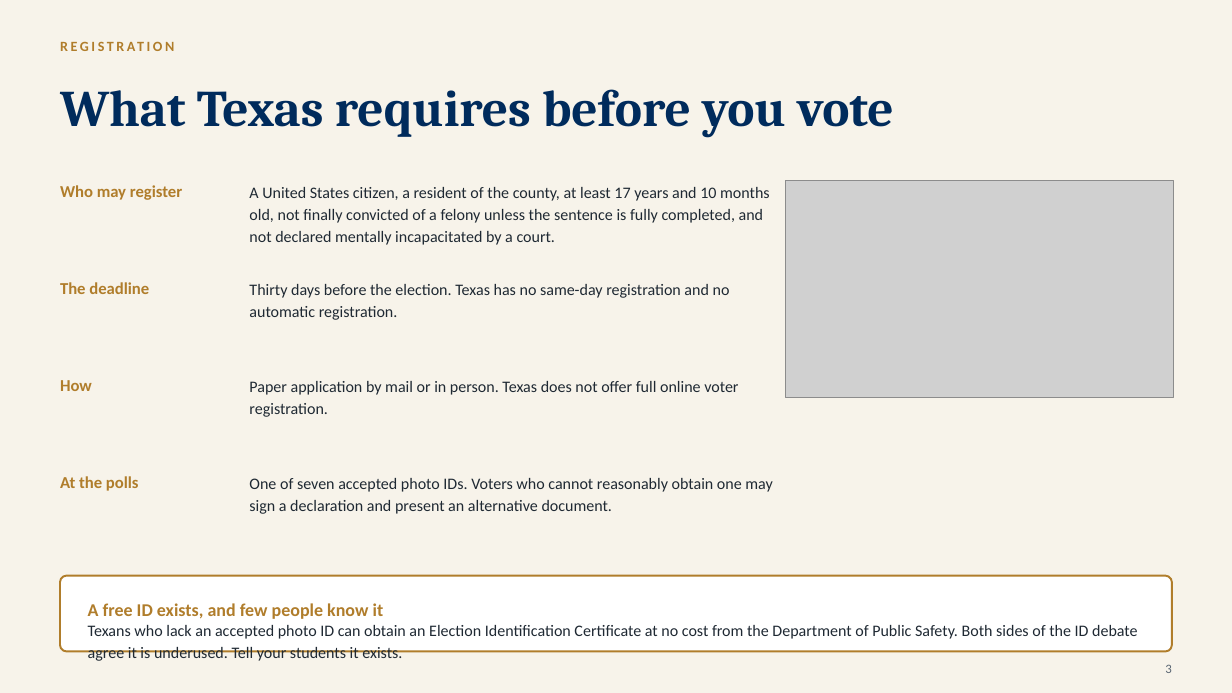
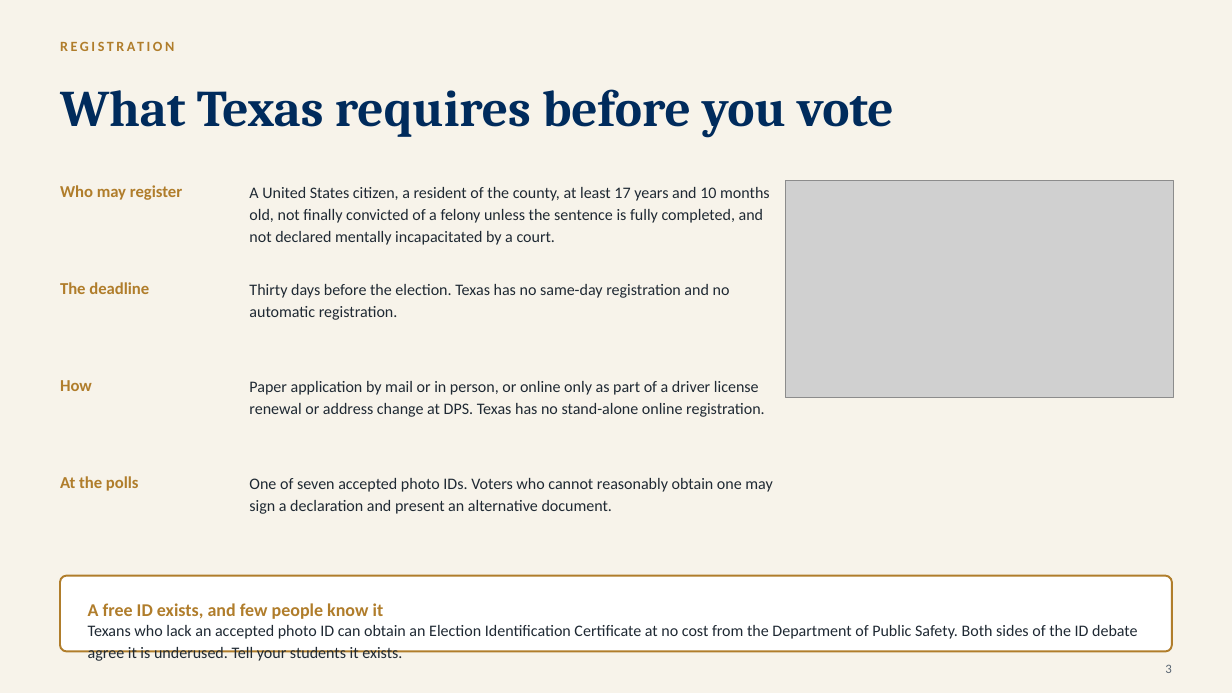
Before and after one commit to ProfessorJaredAlanStewart/texas-govt-modules, a slide deck: slide 4 of slides/Chapter 08 - Voting and Political Participation (Lecture Deck).pptx. Drawn at 1232x693 pixels with LibreOffice and Linux fonts; fonts in the diff are those of the drawing; grey boxes stand for pictures. Boxes give left, top, right and bottom in pixels: in the first picture for what was removed or moved away, otherwise in the second. Text is boxed around its words. In the diff, an @@ line names an element or a change of style, - is before the commit and + after.

```diff
--- a/slides/Chapter 08 - Voting and Political Participation (Lecture Deck).pptx
+++ b/slides/Chapter 08 - Voting and Political Participation (Lecture Deck).pptx
@@ text at bbox=[249, 381, 765, 417]: text changed @@
-Paper application by mail or in person. Texas does not offer full online voter registration.
+Paper application by mail or in person, or online only as part of a driver license renewal or address change at DPS. Texas has no stand-alone online registration.
```
Also in this commit, not shown: 4 other slides changed, 58 other files.
